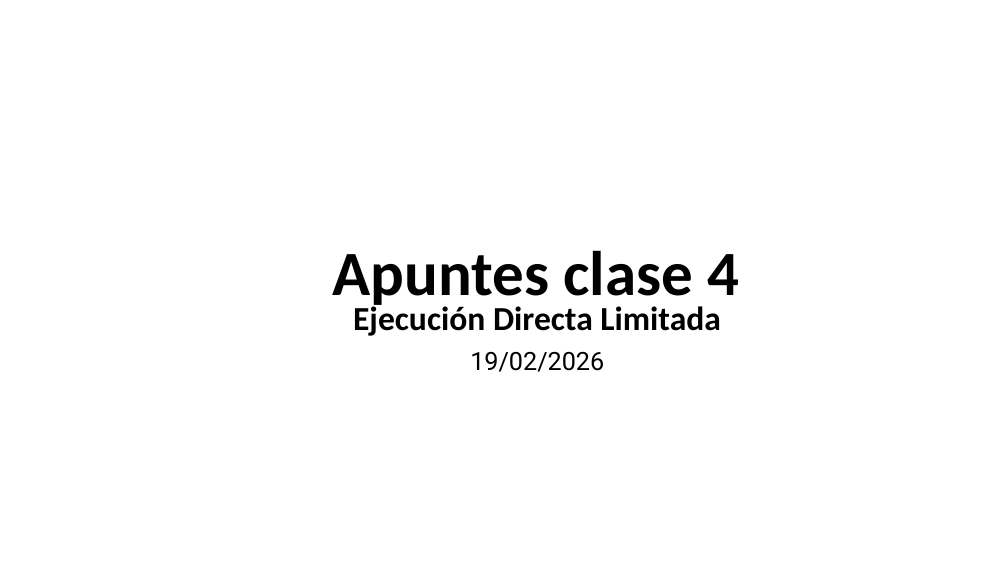
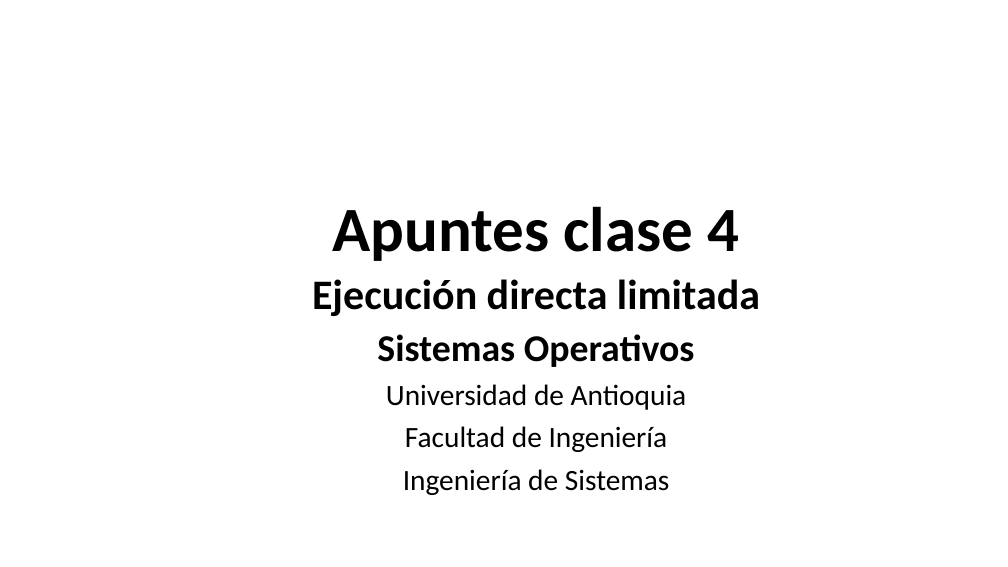
Before and after one commit to udea-so/apuntes_2026-2_SO-virtual, a slide deck: slide 1 of clase_04/SO_apuntes_clase4.pptx. Drawn at 1008x567 pixels with LibreOffice and Linux fonts; fonts in the diff are those of the drawing. Boxes give left, top, right and bottom in pixels: in the first picture for what was removed or moved away, otherwise in the second. Text is boxed around its words. In the diff, an @@ line names an element or a change of style, - is before the commit and + after.

Commit message:
Clase 4 actualizada

```diff
--- a/clase_04/SO_apuntes_clase4.pptx
+++ b/clase_04/SO_apuntes_clase4.pptx
@@ title "Apuntes clase 4" rewrapped from bbox=[333, 250, 739, 310] to bbox=[333, 206, 739, 261] @@
@@ subtitle at bbox=[312, 279, 760, 495]: text changed; size 32 to 28 pt; bold off @@
-Ejecución Directa Limitada
-19/02/2026
+Ejecución directa limitada
+Sistemas Operativos
+Universidad de Antioquia
+Facultad de Ingeniería
+Ingeniería de Sistemas
```
Also in this commit, not shown: 31 other slides changed, 10 slides added, 1 slide removed, 5 other files.
